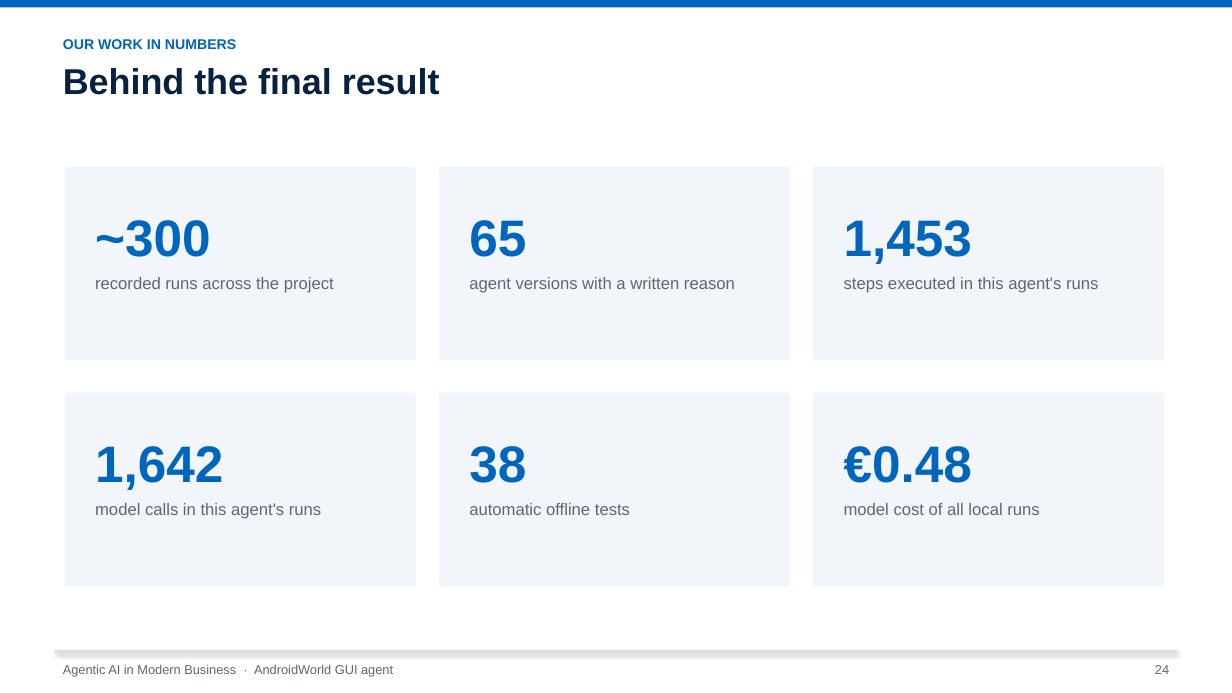
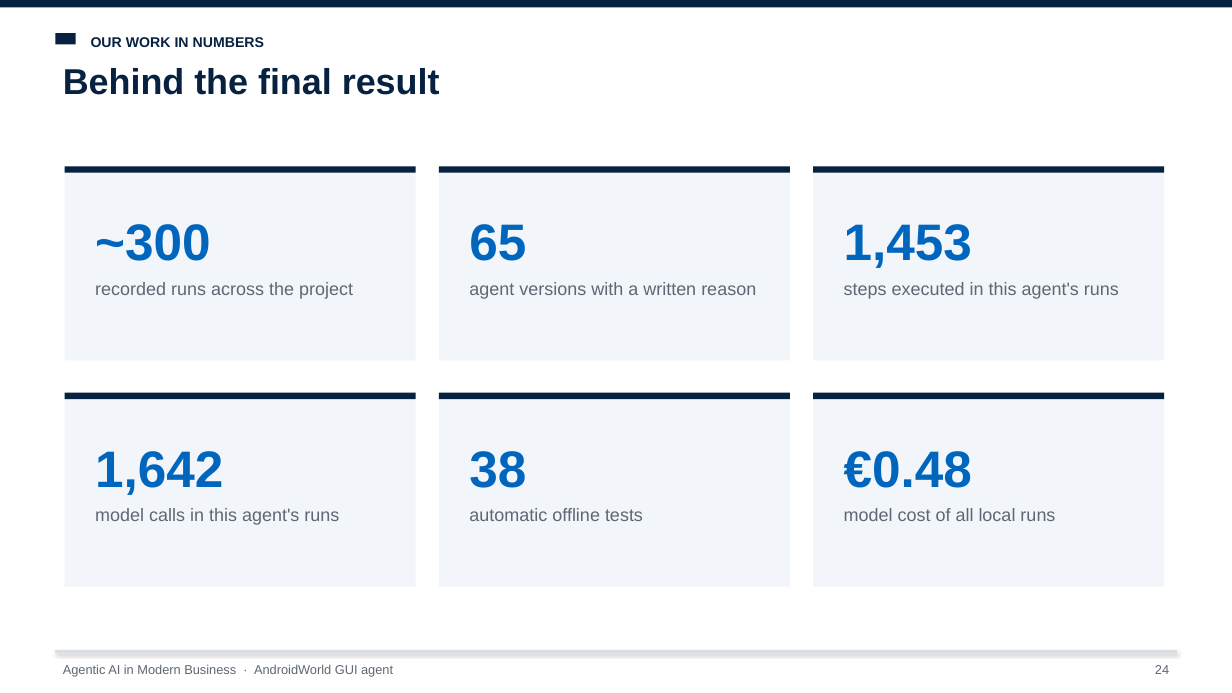
Before and after one commit to Chenschenschen/androidworld-gui-agent, a slide deck: slide 24 of presentation/AndroidWorld_GUI_Agent_Presentation.pptx. Drawn at 1232x693 pixels with LibreOffice and Linux fonts; fonts in the diff are those of the drawing. Boxes give left, top, right and bottom in pixels: in the first picture for what was removed or moved away, otherwise in the second. Text is boxed around its words. In the diff, an @@ line names an element or a change of style, - is before the commit and + after.

```diff
--- a/presentation/AndroidWorld_GUI_Agent_Presentation.pptx
+++ b/presentation/AndroidWorld_GUI_Agent_Presentation.pptx
@@ rectangle at (0,0,1232,7): fill #0065BD to #072140 @@
@@ text "OUR WORK IN NUMBERS": place and size @@
-text "OUR WORK IN NUMBERS" at (63,39,236,49)
+text "OUR WORK IN NUMBERS" at (91,37,264,47)
@@ text "OUR WORK IN NUMBERS" at (91,37,264,47): text colour #0065BD to #072140 @@
@@ rectangle added at (55,33,76,44), fill #072140 @@
@@ rectangle added at (65,166,416,173), fill #072140 @@
@@ rectangle added at (439,166,790,173), fill #072140 @@
@@ rectangle added at (813,166,1165,173), fill #072140 @@
@@ rectangle added at (65,393,416,399), fill #072140 @@
@@ rectangle added at (439,393,790,399), fill #072140 @@
@@ rectangle added at (813,393,1165,399), fill #072140 @@
@@ 6 texts: place and size @@
-6 texts at (95,220,972,490)
+6 texts at (95,224,972,495)
@@ size 13 to 14 pt in 6 elements at (95,282,353,299), (469,282,756,299), (844,282,1119,299), (95,508,339,525), (469,508,643,521), (844,508,1055,521) @@
```
Also in this commit, not shown: 25 other slides changed, 2 other files.
